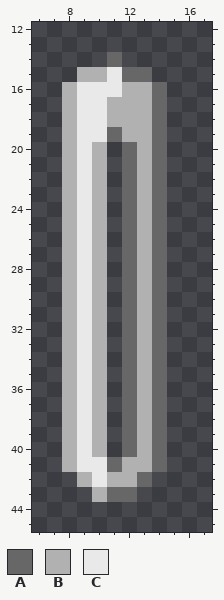
Two states of a pixel-art sprite, items/active/weapons/melee/broadsword/blade/79.png. The picture above is the old version.
The file is 24x64 pixels. Shown: x 6..17, y 12..45.
Palette (. is transparent): A #676767  B #b1b1b1  C #e9e9e9
Pixels before, first column x 8:
14 ...A...
15 .BBCAA.
16 BCCCBBA
17 BCCBBBA
18 BCCBBBA
19 BCCABBA
20 BCB.ABA
21 BCB.ABA
22 BCB.ABA
23 BCB.ABA
24 BCB.ABA
25 BCB.ABA
26 BCB.ABA
27 BCB.ABA
28 BCB.ABA
29 BCB.ABA
30 BCB.ABA
31 BCB.ABA
32 BCB.ABA
33 BCB.ABA
34 BCB.ABA
35 BCB.ABA
36 BCB.ABA
37 BCB.ABA
38 BCB.ABA
39 BCB.ABA
40 BCB.ABA
41 BCCABBA
42 .BCBBA.
43 ..BAA..
The result:
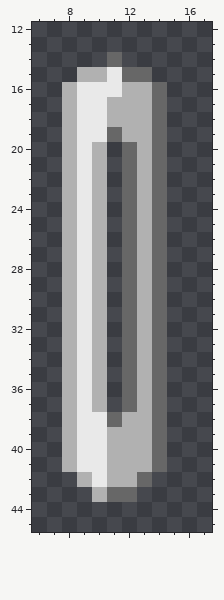
Diff:
Changed rows in their new state; - is an unchanged pixel.
first column x 10:
38 CAB
39 CBB
40 CBB
41 -B-
